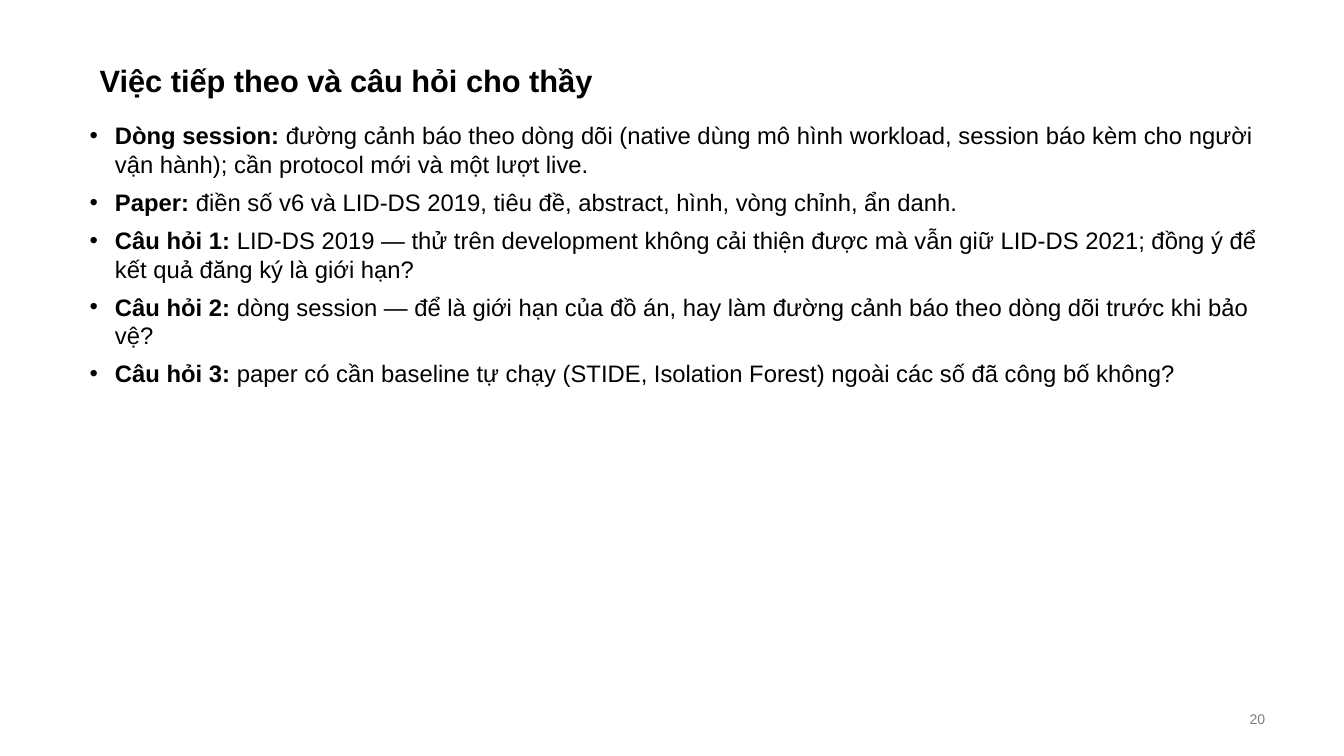
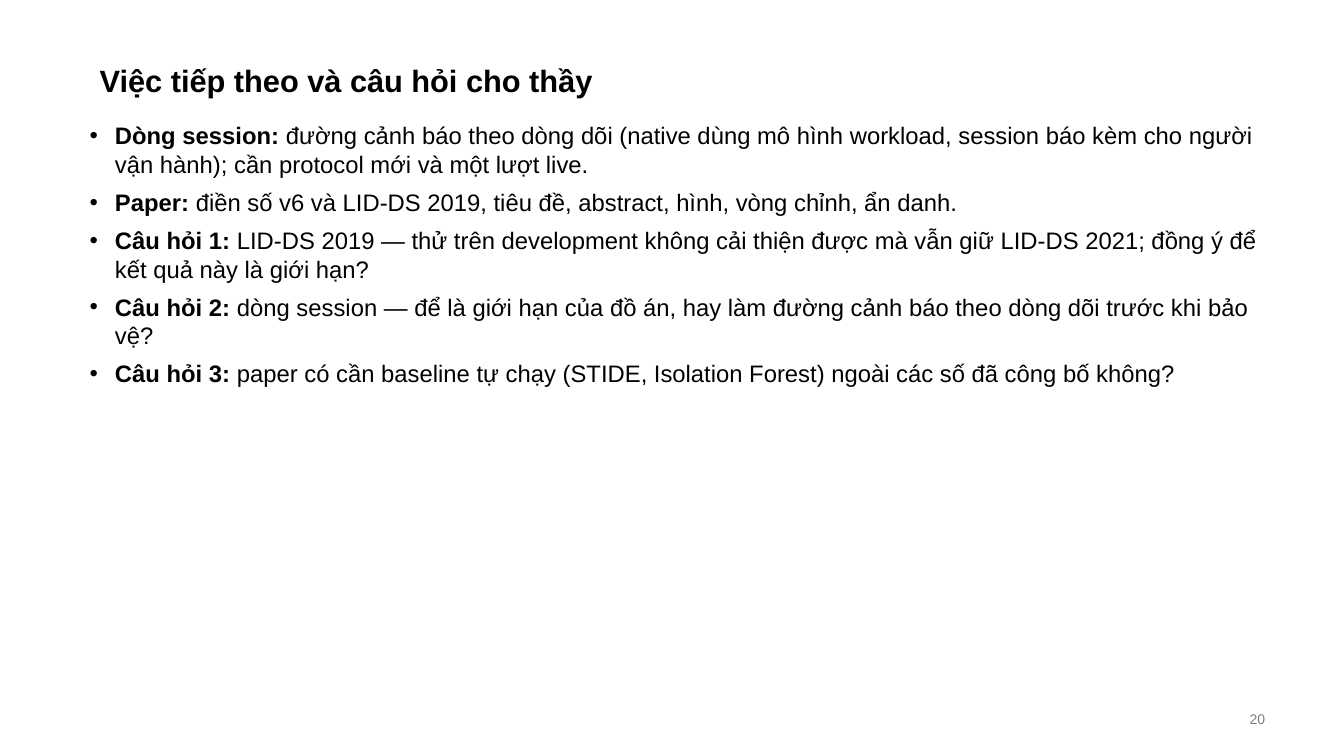
Before and after one commit to tndat-dev/eBPF-project, a slide deck: slide 20 of docs/Slide-runtime_security(20_11).pptx. Drawn at 1344x756 pixels with LibreOffice and Linux fonts; fonts in the diff are those of the drawing. Boxes give left, top, right and bottom in pixels: in the first picture for what was removed or moved away, otherwise in the second. Text is boxed around its words. In the diff, an @@ line names an element or a change of style, - is before the commit and + after.

```diff
--- a/docs/Slide-runtime_security(20_11).pptx
+++ b/docs/Slide-runtime_security(20_11).pptx
@@ text at (115, 230, 1257, 283): text changed @@
-• Câu hỏi 1: LID-DS 2019 — thử trên development không cải thiện được mà vẫn giữ LID-DS 2021; đồng ý để kết quả đăng ký là giới hạn?
+• Câu hỏi 1: LID-DS 2019 — thử trên development không cải thiện được mà vẫn giữ LID-DS 2021; đồng ý để kết quả này là giới hạn?
```
Also in this commit, not shown: 5 other slides changed, 13 other files.
